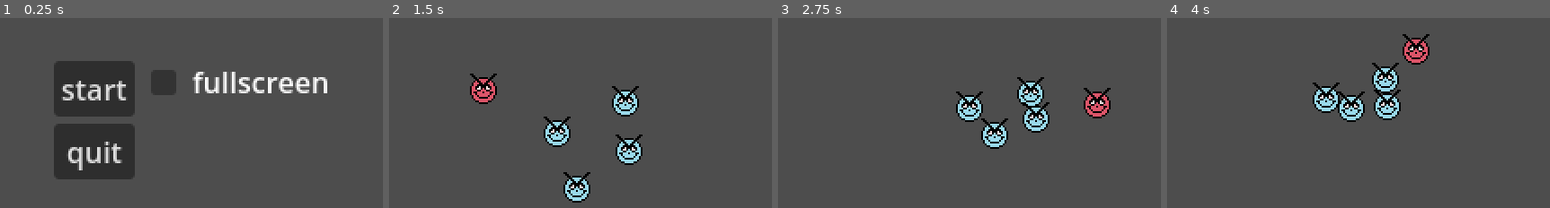
Above: before the commit, frames 1-4 (left to right).
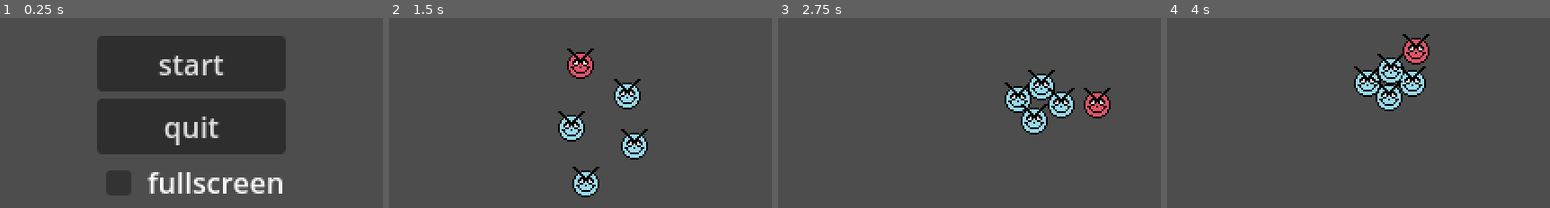
Above: after the commit, the same moments.

Repository: Jaspev/pendulum
Game: Godot game, scene res://scenes/title.tscn
Same seed, same stepped clock (60 frames per second), same inputs: the game is played once before the commit and once after it.
Inputs (mouse positions are in pixels of both pictures, inside the frame that each line leads up to; where the layout moved, square brackets give the same spot in the first picture):
- Up to frame 1 (0.25 s): no input
- Up to frame 2 (1.5 s): click (507, 183) [553, 82] at 0.5 s; click "start" at 1.25 s
- Up to frame 3 (2.75 s): move the mouse to (1095, 103) at 2.02 s
- Up to frame 4 (4 s): move the mouse to (1243, 135) at 2.77 s; move the mouse to (1415, 48) at 3.52 s

The runs differ from the first frame. In frame 1, 35% of the frame differs, in the area x 14-86%, y 9-94%; in frame 2, 5.7%; in frame 3, 4.6%; in frame 4, 4.7%.

Commit message:
uhh idk cursor hides when you press start now

Diff:
--- a/project.godot
+++ b/project.godot
@@ -14,6 +14,10 @@
 run/main_scene="res://scenes/title.tscn"
 config/features=PackedStringArray("4.2", "GL Compatibility")
 config/icon="res://icon.svg"
+
+[autoload]
+
+GLOBAL="*res://scripts/GLOBAL.gd"
 
 [display]
 
--- a/scenes/main.tscn
+++ b/scenes/main.tscn
@@ -1,6 +1,5 @@
-[gd_scene load_steps=9 format=3 uid="uid://bqsujp6ltw8lw"]
+[gd_scene load_steps=8 format=3 uid="uid://bqsujp6ltw8lw"]
 
-[ext_resource type="Script" path="res://scripts/main.gd" id="1_l21vc"]
 [ext_resource type="Script" path="res://scripts/player.gd" id="2_r6hf7"]
 [ext_resource type="Texture2D" uid="uid://3pta6ol70klt" path="res://art/guy.png" id="3_fkjpx"]
 [ext_resource type="Texture2D" uid="uid://b4ovwxfoej888" path="res://art/guy2.png" id="4_mfrle"]
@@ -27,7 +26,6 @@
 radius = 7.0
 
 [node name="main" type="Node2D"]
-script = ExtResource("1_l21vc")
 
 [node name="Player" type="Area2D" parent="."]
 script = ExtResource("2_r6hf7")
--- a/scenes/title.tscn
+++ b/scenes/title.tscn
@@ -1,45 +1,40 @@
-[gd_scene load_steps=3 format=3 uid="uid://colgvcmrxmljc"]
+[gd_scene load_steps=2 format=3 uid="uid://colgvcmrxmljc"]
 
-[ext_resource type="Script" path="res://scripts/main.gd" id="1_q74qc"]
 [ext_resource type="Script" path="res://scripts/title.gd" id="2_qib4r"]
 
 [node name="Title" type="Node2D"]
-script = ExtResource("1_q74qc")
 
 [node name="CenterContainer" type="CenterContainer" parent="."]
 offset_right = 320.0
 offset_bottom = 180.0
 size_flags_horizontal = 3
 size_flags_vertical = 3
-
-[node name="HBoxContainer" type="HBoxContainer" parent="CenterContainer"]
-layout_mode = 2
 script = ExtResource("2_qib4r")
 
-[node name="leftcolumn" type="VBoxContainer" parent="CenterContainer/HBoxContainer"]
+[node name="column" type="VBoxContainer" parent="CenterContainer"]
 layout_mode = 2
 
-[node name="button_start" type="Button" parent="CenterContainer/HBoxContainer/leftcolumn"]
+[node name="button_start" type="Button" parent="CenterContainer/column"]
 layout_mode = 2
+focus_mode = 0
 text = "start"
 
-[node name="button_quit" type="Button" parent="CenterContainer/HBoxContainer/leftcolumn"]
+[node name="button_quit" type="Button" parent="CenterContainer/column"]
 layout_mode = 2
+focus_mode = 0
 text = "quit"
 
-[node name="rightcolumn" type="VBoxContainer" parent="CenterContainer/HBoxContainer"]
+[node name="check_fullscreen" type="HBoxContainer" parent="CenterContainer/column"]
 layout_mode = 2
 
-[node name="fullscreen" type="HBoxContainer" parent="CenterContainer/HBoxContainer/rightcolumn"]
+[node name="CheckBox" type="CheckBox" parent="CenterContainer/column/check_fullscreen"]
 layout_mode = 2
+focus_mode = 0
 
-[node name="CheckBox" type="CheckBox" parent="CenterContainer/HBoxContainer/rightcolumn/fullscreen"]
-layout_mode = 2
-
-[node name="Label" type="Label" parent="CenterContainer/HBoxContainer/rightcolumn/fullscreen"]
+[node name="Label" type="Label" parent="CenterContainer/column/check_fullscreen"]
 layout_mode = 2
 text = "fullscreen"
 
-[connection signal="pressed" from="CenterContainer/HBoxContainer/leftcolumn/button_start" to="CenterContainer/HBoxContainer" method="_on_button_start_pressed"]
-[connection signal="pressed" from="CenterContainer/HBoxContainer/leftcolumn/button_quit" to="CenterContainer/HBoxContainer" method="_on_button_quit_pressed"]
-[connection signal="pressed" from="CenterContainer/HBoxContainer/rightcolumn/fullscreen/CheckBox" to="CenterContainer/HBoxContainer" method="_on_check_box_pressed"]
+[connection signal="pressed" from="CenterContainer/column/button_start" to="CenterContainer" method="_on_button_start_pressed"]
+[connection signal="pressed" from="CenterContainer/column/button_quit" to="CenterContainer" method="_on_button_quit_pressed"]
+[connection signal="pressed" from="CenterContainer/column/check_fullscreen/CheckBox" to="CenterContainer" method="_on_check_box_pressed"]
--- a/scripts/main.gd
+++ b/scripts/GLOBAL.gd
@@ -1,10 +1,4 @@
-extends Node2D
-
-func _ready():
-	pass
-
-func _process(delta):
-	pass
+extends Node
 
 func _input(event):
 	if event.is_action_pressed("fullscreen"): # f11 fullscreens
--- a/scripts/title.gd
+++ b/scripts/title.gd
@@ -1,9 +1,17 @@
-extends HBoxContainer
+extends CenterContainer
 
-@onready var check_box = $rightcolumn/fullscreen/CheckBox
+@onready var check_box = $column/check_fullscreen/CheckBox
+
+func _input(event):
+	#make sure if f11 is pressed on menu, update fullscreen checkbox
+	if DisplayServer.window_get_mode() == DisplayServer.WINDOW_MODE_EXCLUSIVE_FULLSCREEN:
+		check_box.button_pressed = true
+	else:
+		check_box.button_pressed = false
 
 func _on_button_start_pressed():
 	get_tree().change_scene_to_file("res://scenes/main.tscn")
+	Input.set_mouse_mode(Input.MOUSE_MODE_HIDDEN)
 
 func _on_button_quit_pressed():
 	get_tree().quit()
